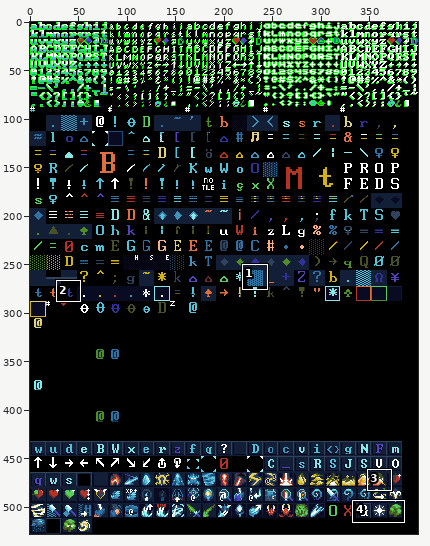
Pixel-art file: src/master.aseprite. The picture above shows the old version from afar; the outline marks the close-up.
Close-up. Before the commit:
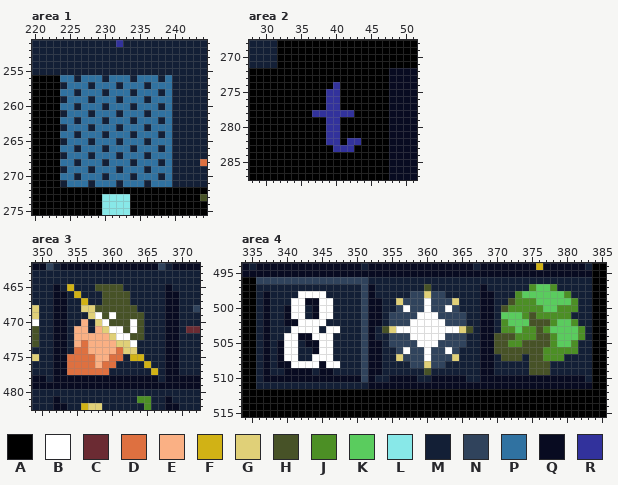
400x528 pixels, 1 frame. Shown: area 1: x 220..244, y 251..275; area 2: x 28..51, y 268..287; area 3: x 349..372, y 462..482; area 4: x 334..385, y 494..515. The commit also changed other parts of the picture, which this record leaves out.
Palette (. is transparent): A #000000  B #ffffff  C #6b2b33  D #de7040  E #fab084  F #d1b215  G #e0d078  H #475227  J #4c8f25  K #5acc5e  L #88e8e8  M #131f36  N #30435c  P #3072a1  Q #080b21  R #32329c
Pixels before, area 1, first column x 220:
251 MMMMMMMMMMMMRMMMMMMMMMMMM
252 MMMMMMMMMMMMMMMMMMMMMMMMM
253 MMMMMMMMMMMMMMMMMMMMMMMMM
254 MMMMMMMMMMMMMMMMMMMMMMMMM
255 MMMMMMMMMMMMMMMMMMMMMMMMM
256 AAAAPPMPPPMPPPMPPPMPMMMMM
257 AAAAMPPPMPPPMPPPMPPPMMMMM
258 AAAAPPMPPPMPPPMPPPMPMMMMM
259 AAAAMPPPMPPPMPPPMPPPMMMMM
260 AAAAPPMPPPMPPPMPPPMPMMMMM
261 AAAAMPPPMPPPMPPPMPPPMMMMM
262 AAAAPPMPPPMPPPMPPPMPMMMMM
263 AAAAMPPPMPPPMPPPMPPPMMMMM
264 AAAAPPMPPPMPPPMPPPMPMMMMM
265 AAAAMPPPMPPPMPPPMPPPMMMMM
266 AAAAPPMPPPMPPPMPPPMPMMMMM
267 AAAAMPPPMPPPMPPPMPPPMMMMM
268 AAAAPPMPPPMPPPMPPPMPMMMMD
269 AAAAMPPPMPPPMPPPMPPPMMMMM
270 AAAAPPMPPPMPPPMPPPMPMMMMM
271 AAAAMPPPMPPPMPPPMPPPMMMMM
272 AAAAAAAAAAAAAAAAAAAAAAAAA
273 AAAAAAAAAALLLLAAAAAAAAAAH
274 AAAAAAAAAALLLLAAAAAAAAAAA
275 AAAAAAAAAALLLLAAAAAAAAAAA
Pixels before, area 2, first column x 28:
268 MMMMAAAAAAAAAAAAAAAAAAAA
269 MMMMAAAAAAAAAAAAAAAAAAAA
270 MMMMAAAAAAAAAAAAAAAAAAAA
271 MMMMAAAAAAAAAAAAAAAAAAAA
272 AAAAAAAAAAAAAAAAAAAAQQQQ
273 AAAAAAAAAAAAAAAAAAAAQQQQ
274 AAAAAAAAAAAARAAAAAAAQQQQ
275 AAAAAAAAAAARRAAAAAAAQQQQ
276 AAAAAAAAAAARRAAAAAAAQQQQ
277 AAAAAAAAAAARRAAAAAAAQQQQ
278 AAAAAAAAARRRRRRAAAAAQQQQ
279 AAAAAAAAAAARRAAAAAAAQQQQ
280 AAAAAAAAAAARRAAAAAAAQQQQ
281 AAAAAAAAAAARRAAAAAAAQQQQ
282 AAAAAAAAAAARRARRAAAAQQQQ
283 AAAAAAAAAAAARRRAAAAAQQQQ
284 AAAAAAAAAAAAAAAAAAAAQQQQ
285 AAAAAAAAAAAAAAAAAAAAQQQQ
286 AAAAAAAAAAAAAAAAAAAAQQQQ
287 AAAAAAAAAAAAAAAAAAAAQQQQ
Pixels before, area 3, first column x 349:
462 QQNMQQQQQQQQQQQQQQNMQQQQ
463 MMMMMMMMMMMMMMMMMMMMMMMM
464 MMMMMMMMMMMMMMMMMMMMMMMM
465 MMMQMFMMMHHHHMMMMMMQMMMM
466 MMMQQMFMMMHHHHMMMMMQQMMM
467 MMMQQMMFMMHHHHMMMMMQQMMM
468 GMMQQMMGGHHHHHHMMMMQQMMN
469 GMMQQMMMGBHBHHHHMMMQQMMM
470 BMMQQMMEMGBHHHBHMMMQQMMM
471 HMMQQMEEMEGBBHBHMMMQQMCC
472 HMMQQMEEEEEGBBHHMMMQQMMM
473 HMMQQMEDEEEEGGBMMMMQQMMM
474 MMMQQMDDEEEEDGGMMMMQQMMM
475 GMMQQDDDDEEDDMFFMMMQQMMM
476 MMMQQDDDDEDDMMMMFMMQQMMM
477 MMMQQDDDDDDMMMMMMFMQQMMM
478 QQMQQQQQQQQQQQQQQQMQQQQQ
479 QQQQQQQQQQQQQQQQQQQQQQQQ
480 MMMMMMMMMMMMMMMMMMMMMMMM
481 MMMQMMMMMMMMMMMJJMMQMMMM
482 MMMQQMMFGGMMMMMMJMMQQMMM
Pixels before, area 4, first column x 334:
494 QMQQQQQQQQQQQQQQQMQQQQQQQQQQQQQQQMQQQQQQQQFQQQQQQMAA
495 QQQQQQQQQQQQQQQQQQQQQQQQQQQQQQQQQQQQQQQQQQQQQQQQQQAA
496 AANNNNNNNNNNNNNNNNMMMMMMMMMMMMMMMMMMMMMMMMMMMMMMMMAA
497 AAMMMMMMMMMMMMMMMNQMMMMMMMHMMMMMMMQMMMMMMJKKJMMMMMAA
498 AAMQMMMMBBBBMMMMMNQMMMMMNNGNNMMMMMQQMMMJKKKKKKJMMMAA
499 AAMQMMMBBQQBBMMMMNQQMMGNNNBNNNGMMMQQMMHJJJKKKKKJMMAA
500 AAMQMMQBBMQBBMMMMNQQMMNBNNBNNBNMMMQQMHJJJJJKKJJJMMAA
501 AAMQMMQBBMQBBMMMMNQQMNNNNBBBNNNNMMQQMKKKJHJJJJJMMMAA
502 AAMQMMQQBBBBMMMMMNQQMNNNBBBBBNNNMMQQMJKKKHHHJKKJMMAA
503 AAMQMMMBBBBMBBMMMNQMHGBBBBBBBBBGHMQQMJJKJJHJKKKKJMAA
504 AAMQMMBBQQBBBMMMMNQMMNNNBBBBBNNNMMQQHHHJJJHHJKKKJMAA
505 AAMQMQBBMQQBBMMMMNQQMNNNNBBBNNNNMMQQHHJJHHHHJKKJMMAA
506 AAMQMQBBMMQBBMMMMNQQMMNBNNBNNBNMMMQQHHHHHHHJJJJJMMAA
507 AAMQMQBBMMBBBMMMMNQQMMGNNNBNNNGMMMQQMHHHMHHJJJMMMMAA
508 AAMQMQQBBBBQBBMMMNQQMMMMNNGNNMMMMMQQMMMMMHHHMMMMMMAA
509 AAMQMMQQQQMQQMMMMNQQMMMMMMHMMMMMMMQQMMMMMHHHMMMMMMAA
510 AAMQQQQQQQQQQQQQQNQMMQQQQMMQQQQQMMQQQQQQQQQQQQQQQMAA
511 AAMMMMMMMMMMMMMMMMQQQQQQQQQQQQQQQQQQQQQQQQQQQQQQQQAA
512 AAAAAAAAAAAAAAAAAAAAAAAAAAAAAAAAAAAAAAAAAAAAAAAAAAAA
513 AAAAAAAAAAAAAAAAAAAAAAAAAAAAAAAAAAAAAAAAAAAAAAAAAAAA
514 AAAAAAAAAAAAAAAAAAAAAAAAAAAAAAAAAAAAAAAAAAAAAAAAAAAA
515 AAAAAAAAAAAAAAAAAAAAAAAAAAAAAAAAAAAAAAAAAAAAAAAAAAAA
New version:
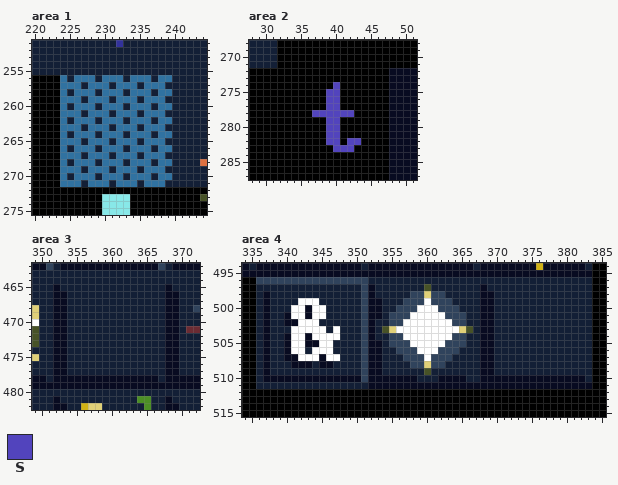
Colours new in this view: S #5244bd
What changed:
layer "(4) MASTER/Dungeon/dungeon16" added
layer "(4) MASTER/Sprites/sprite16" added
layer "LAB/Spelling Reform/F/Shining Light" added
layer "LAB/Spelling Reform/E/Cadence Squares" added
layer "LAB/Spelling Reform/Others/Hands/Old Han" added
layer "LAB/Spelling Reform/Others/Hands/New Han" added
layer "MASTER/Dungeon/dungeon16" removed
layer "MASTER/Sprites/sprite16" removed
layer "LAB/Hands of Stone/European Hands (1)" removed
Changed rows in their new state; - is an unchanged pixel.
Area 1, layer "(4) MASTER/Dungeon/dungeon16":
first column x 224:
256 -MP--MP--MP--MP-
257 P--MP--MP--MP--M
258 -MP--MP--MP--MP-
259 P--MP--MP--MP--M
260 -MP--MP--MP--MP-
261 P--MP--MP--MP--M
262 -MP--MP--MP--MP-
263 P--MP--MP--MP--M
264 -MP--MP--MP--MP-
265 P--MP--MP--MP--M
266 -MP--MP--MP--MP-
267 P--MP--MP--MP--M
268 -MP--MP--MP--MP-
269 P--MP--MP--MP--M
270 -MP--MP--MP--MP-
271 P--MP--MP--MP--M
Area 2, layer "(4) MASTER/Dungeon/dungeon16":
first column x 37:
274 ---S---
275 --SS---
276 --SS---
277 --SS---
278 SSSSSS-
279 --SS---
280 --SS---
281 --SS---
282 --SS-SS
283 ---SSS-
Area 3, layer "LAB/Spelling Reform/Others/Hands/New Han":
first column x 354:
465 M---MMMM-----
466 -M---MMMM----
467 --M--MMMM----
468 --MMMMMMMM---
469 ---MMMMMMMM--
470 --M-MMMMMMM--
471 -MM-MMMMMMM--
472 -MMMMMMMMMM--
473 -MMMMMMMMM---
474 -MMMMMMMMM---
475 MMMMMMMM-MM--
476 MMMMMMM----M-
477 MMMMMM------M
Area 4:
first column x 339:
497 ------------------------------------MMMM----
498 ---MMMM---------------------------MMMMMMMM--
499 --M-BBMM---------M-------M-------MMMMMMMMMM-
500 -M--QB-M----------N-B-B-N-------MMMMMMMMMMM-
501 ----QB-M-----------B---B--------MMMMMMMMMM--
502 ------M-------M---B-----B-------MMMMMMMMMMM-
503 ------BM------------------------MMMMMMMMMMMM
504 -Q-B----B---------B-----B------MMMMMMMMMMMMM
505 MQ-B---------------B---B-------MMMMMMMMMMMM-
506 MQ-B-B------------N-B-B-N------MMMMMMMMMMMM-
507 MQQBB-Q-B--------M-------M------MMM-MMMMM---
508 MMQQQM-QM---------------------------MMM-----
509 -MMMM-MM----------------------------MMM-----
510 --------------QQ------M---------------------
Boxes around the changes in both close-ups, in picture pixels (x1, y1, x2, y2):
changed: (60, 75, 172, 187)
changed: (312, 82, 361, 152)
changed: (67, 284, 158, 375)
changed: (494, 284, 585, 375)
changed: (277, 291, 340, 375)
changed: (375, 298, 459, 382)
